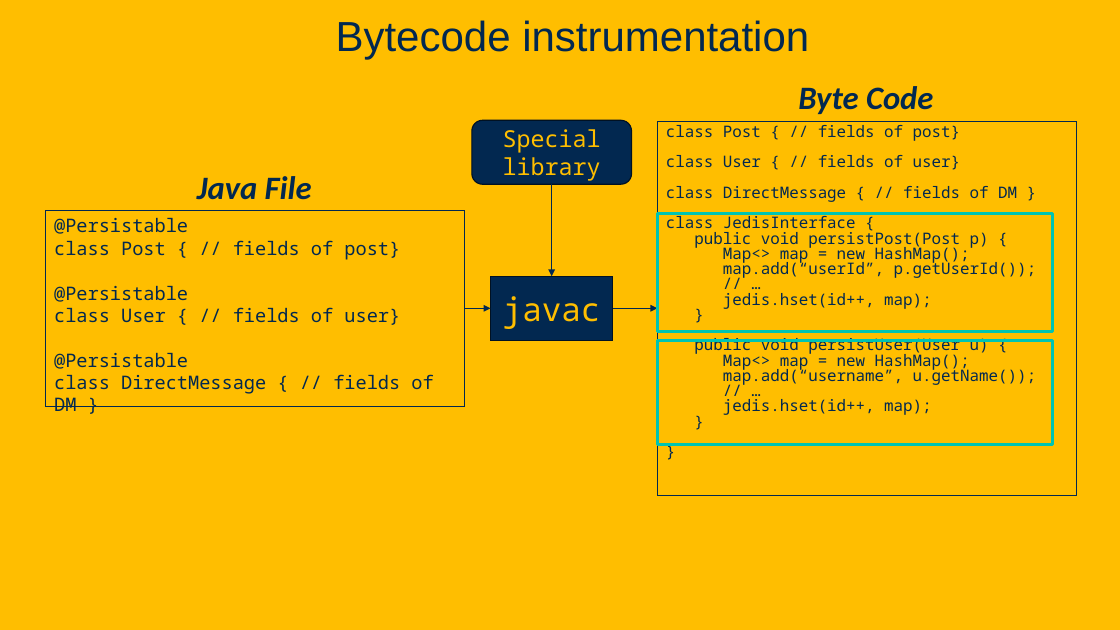
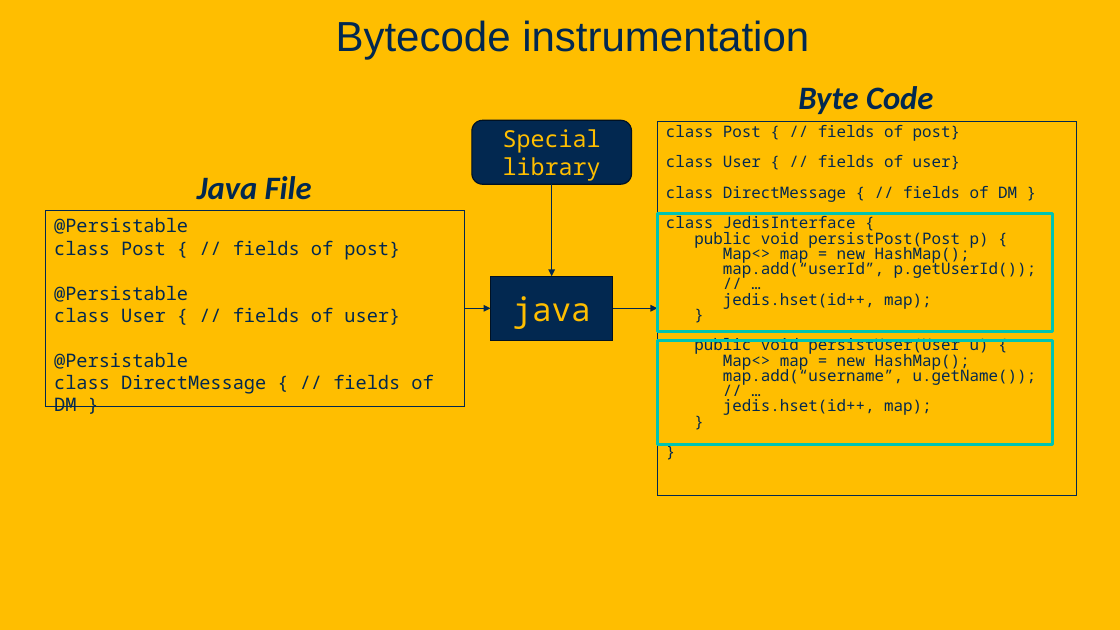
Before and after one commit to davsec-teaching/ecs160-f25, a slide deck: slide 70 of slides/5_annotations_and_reflection.pptx. Drawn at 1120x630 pixels with LibreOffice and Linux fonts; fonts in the diff are those of the drawing; background and template pictures are left out. Boxes give left, top, right and bottom in pixels: in the first picture for what was removed or moved away, otherwise in the second. Text is boxed around its words. In the diff, an @@ line names an element or a change of style, - is before the commit and + after.

```diff
--- a/slides/5_annotations_and_reflection.pptx
+++ b/slides/5_annotations_and_reflection.pptx
@@ text in rectangle at (513, 296, 591, 329): text changed @@
-javac
+java
```
Also in this commit, not shown: 10 other slides changed, 5 slides added.
